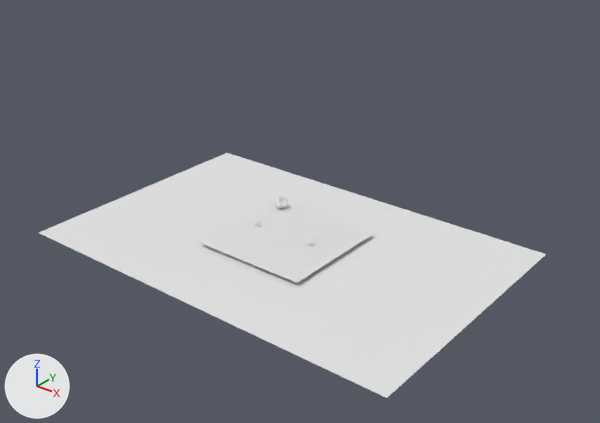
An edit to the Blender file scenes/picnic.blend, drawn before and after from the same camera.
Before and after are seen from a camera (50 mm lens) standing at (33.1, -39.8, 27.3) and looking at (1.6, -0.4, 2.9). Lighting does not change. The marker at lower left points along +X, +Y and +Z. The first picture is the older version.

Script lines for the objects in view, before the commit:
```python
me_plane = bpy.data.meshes.new('Plane')
me_plane.from_pydata([(-1.0, -1.0, 0.0), (1.0, -1.0, 0.0), (-1.0, 1.0, 0.0), (1.0, 1.0, 0.0)], [], [(0, 1, 3, 2)])
me_plane_003 = bpy.data.meshes.new('Plane.003')
me_plane_003.from_pydata(...)  # 289 vertices, 256 faces; spans x -1.0..1.0, y -1.0..1.0, z 0.0
me_plane_004 = bpy.data.meshes.new('Plane.004')
me_plane_004.from_pydata(...)  # 287 vertices, 128 faces; spans x -1.0..1.0, y -1.0..1.0, z 0.0
ob_checkerwhite = bpy.data.objects.new('CheckerWhite', me_plane_003)
ob_checkerwhite.location = (0.0, 0.19, 0.05)
ob_checkerwhite.scale = (4.32, 4.32, 4.32)
ob_grass = bpy.data.objects.new('Grass', me_plane)
ob_grass.location = (0.0, 0.0, -0.23)
ob_grass.scale = (15.0, 9.92, 9.92)
ob_picnicblanket = bpy.data.objects.new('PicnicBlanket', me_plane_004)
ob_picnicblanket.parent = ob_checkerwhite
ob_picnicblanket.matrix_parent_inverse = Matrix(((0.231, 0.0, 0.0, 0.0), (0.0, 0.231, 0.0, 0.0), (0.0, 0.0, 0.231, 0.0), (0.0, 0.0, 0.0, 1.0)))
ob_picnicblanket.location = (0.0, 0.0, 0.0166)
ob_picnicblanket.scale = (4.32, 4.32, 4.32)
```
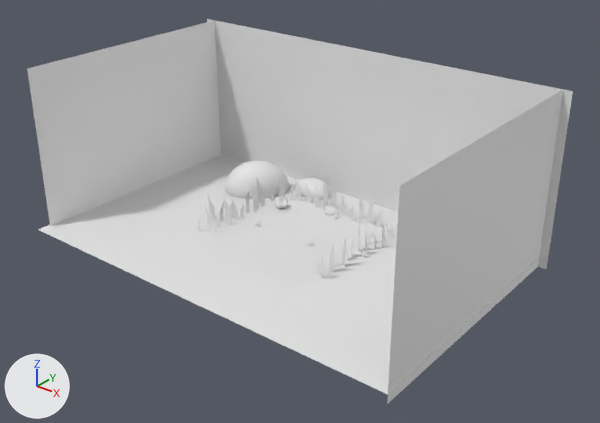
Changed parts and their boxes [x1, y1, x2, y2] in the pictures (600 x 423 px):
'Grass', moved: before [39, 153, 546, 398]; after [38, 155, 540, 394]
'Sky', added: after [207, 19, 573, 269]
'Sky.002', added: after [387, 90, 563, 404]
'Sky.001', added: after [27, 20, 221, 226]
'GrassBaldes', added: after [197, 174, 393, 277]
'Rocks', added: after [225, 160, 339, 219]

Edits to the bpy script that builds the scene:
```text
Add me_plane_006:
    me_plane_006.from_pydata([(-1.0, -1.0, 0.0), (1.0, -1.0, 0.0), (-1.0, 1.0, 0.0), (1.0, 1.0, 0.0)], [], [(0, 1, 3, 2)])
Add me_roundcube_007:
    me_roundcube_007.from_pydata(...)  # 392 vertices, 384 faces; spans x -3.56..2.52, y -3.95..1.0, z -0.23..2.29
    me_roundcube_007.polygons.foreach_set('use_smooth', [True] * 384)
Add me_plane_001:
    me_plane_001.from_pydata(...)  # 280 vertices, 118 faces; spans x -5.69..6.66, y -1.38..1.31, z -0.61..8.98
Change ob_grass:
    ob_grass.location: (0.0, 0.0, -0.23) -> (0.0, 0.0, 0.02)
Add ob_sky_002:
    ob_sky_002 = bpy.data.objects.new('Sky.002', me_plane_006)
    ob_sky_002.location = (14.93, -0.45, 5.52)
    ob_sky_002.rotation_euler = (1.571, 0.0, -1.571)  # degrees (90, 0, -90)
    ob_sky_002.scale = (-9.33, 6.25, 1.0)
Add ob_sky_001:
    ob_sky_001 = bpy.data.objects.new('Sky.001', me_plane_006.copy())
    ob_sky_001.location = (-14.7, -0.04, 5.52)
    ob_sky_001.rotation_euler = (1.571, 0.0, -1.571)  # degrees (90, 0, -90)
    ob_sky_001.scale = (-9.01, 6.25, 1.0)
Add ob_sky:
    ob_sky = bpy.data.objects.new('Sky', me_plane_006.copy())
    ob_sky.location = (0.0, 8.83, 5.52)
    ob_sky.rotation_euler = (1.571, 0.0, 0.0)  # degrees (90, 0, 0)
    ob_sky.scale = (-15.5, 6.25, 1.0)
Add ob_rocks:
    ob_rocks = bpy.data.objects.new('Rocks', me_roundcube_007)
    ob_rocks.location = (-3.36, 7.52, 0.18)
    ob_rocks.scale = (1.68, 1.14, 1.0)
Add ob_grassbaldes:
    ob_grassbaldes = bpy.data.objects.new('GrassBaldes', me_plane_001)
    ob_grassbaldes.parent = ob_grass
    ob_grassbaldes.matrix_parent_inverse = Matrix(((0.0668, 0.0, 0.0, 0.0), (0.0, 0.101, 0.0, 0.0), (0.0, 0.0, 0.101, 0.0231), (0.0, 0.0, 0.0, 1.0)))
    ob_grassbaldes.location = (-0.494, 6.073, 0.934)
    ob_grassbaldes.rotation_euler = (1.571, 0.0, 0.0)  # degrees (90, 0, 0)
```
